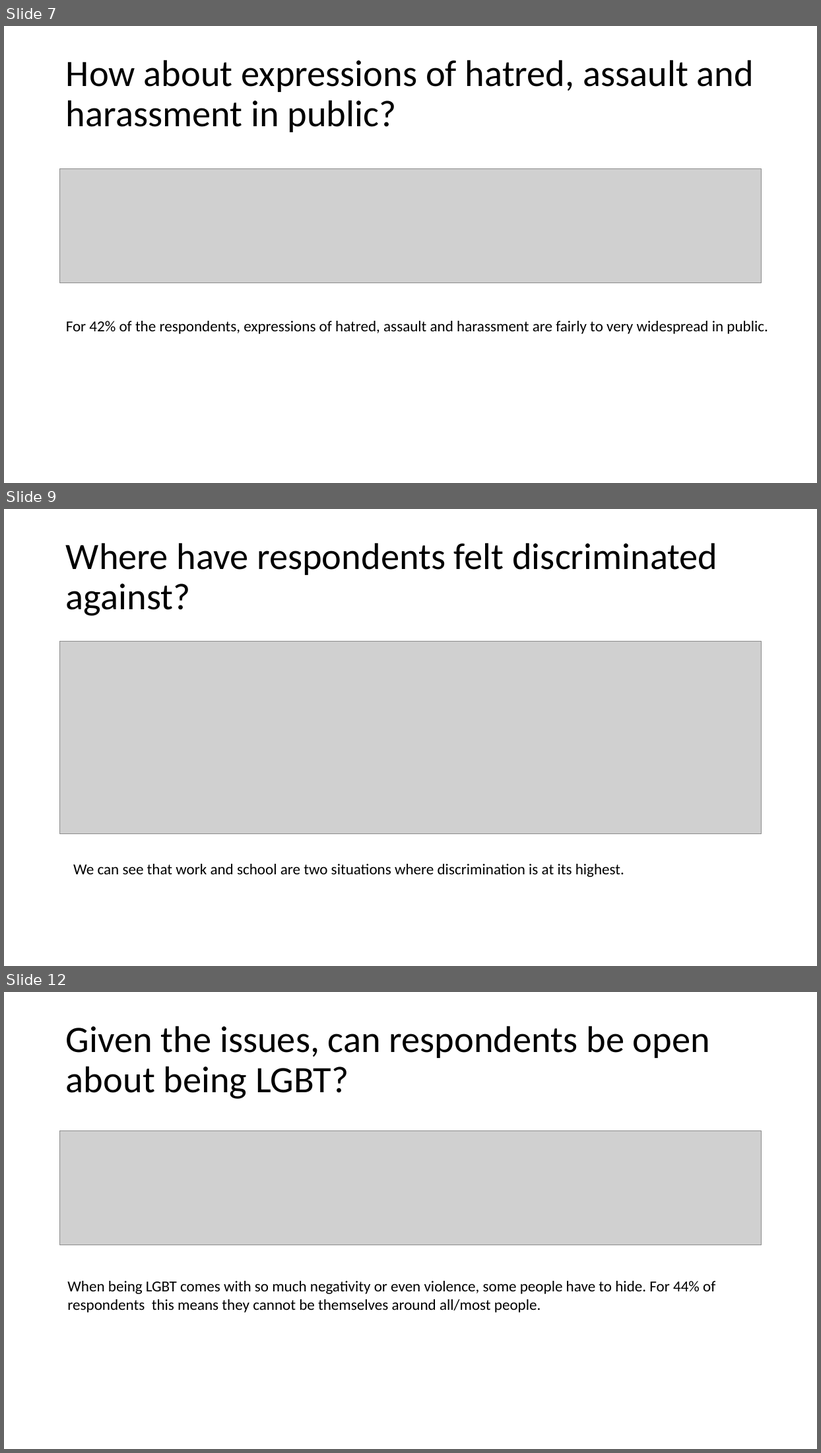
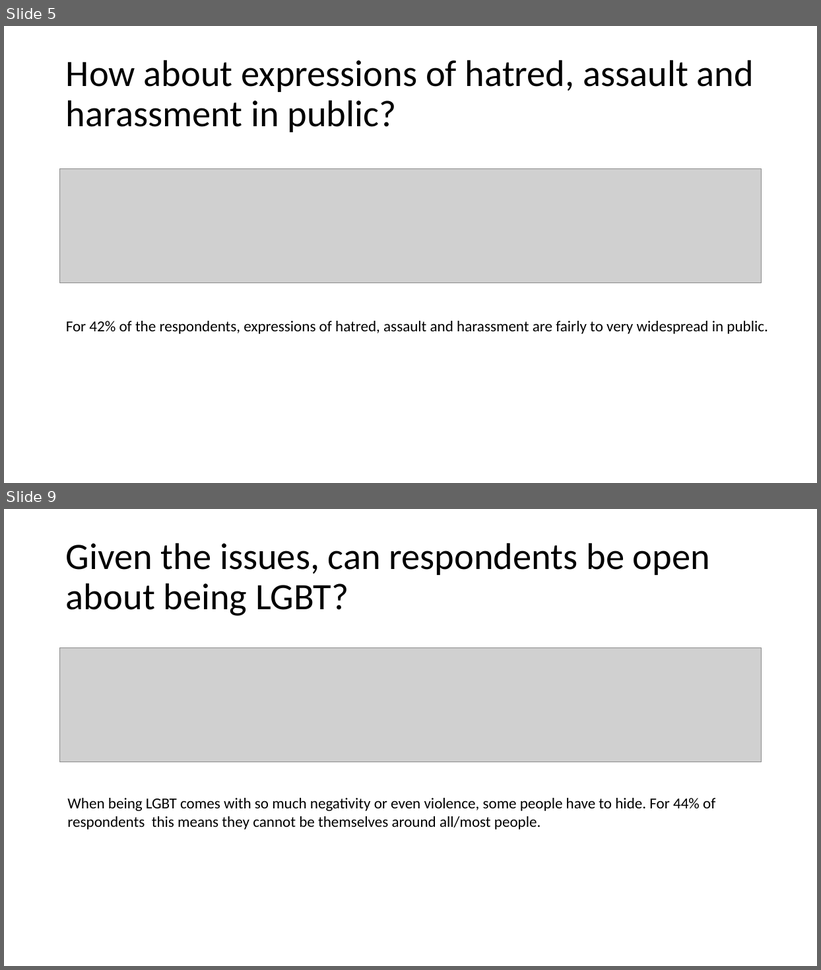
Before and after one commit to iamlex006/LexMidBootcampProj, a slide deck: QES Survey 20220210.pptx. Shown one above the other, each under a label of ours: slides 7, 9 and 12 before the commit, slides 5 and 9 after it; the slides between them are not shown. The pictures are 821x1453 and 821x970 pixels, drawn with LibreOffice and Linux fonts; fonts in the diff are those of the drawing; grey boxes stand for pictures. Boxes give left, top, right and bottom in pixels: in the first picture for what was removed or moved away, otherwise in the second. Text is boxed around its words. In the diff, an @@ line names an element or a change of style, - is before the commit and + after.

```diff
--- a/QES Survey 20220210.pptx
+++ b/QES Survey 20220210.pptx
@@ slide 9 removed at <box>4,509,817,966</box>, background #FFFFFF @@
@@ title removed at <box>66,543,717,616</box> @@
-Where have respondents felt discriminated against?
@@ picture removed at <box>60,642,762,834</box> @@
@@ text removed at <box>73,864,624,877</box> @@
-We can see that work and school are two situations where discrimination is at its highest.
@@ what was slide 7 is now slide 5 @@
@@ what was slide 12 is now slide 9 @@
```
Also in this commit, not shown: 7 slides changed, 2 other slides removed, 2 other files.
